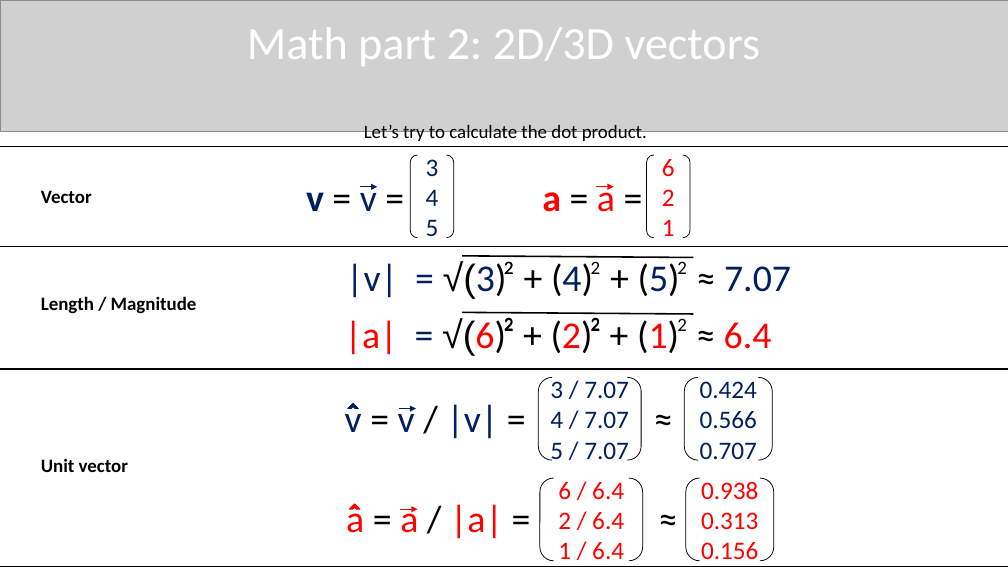
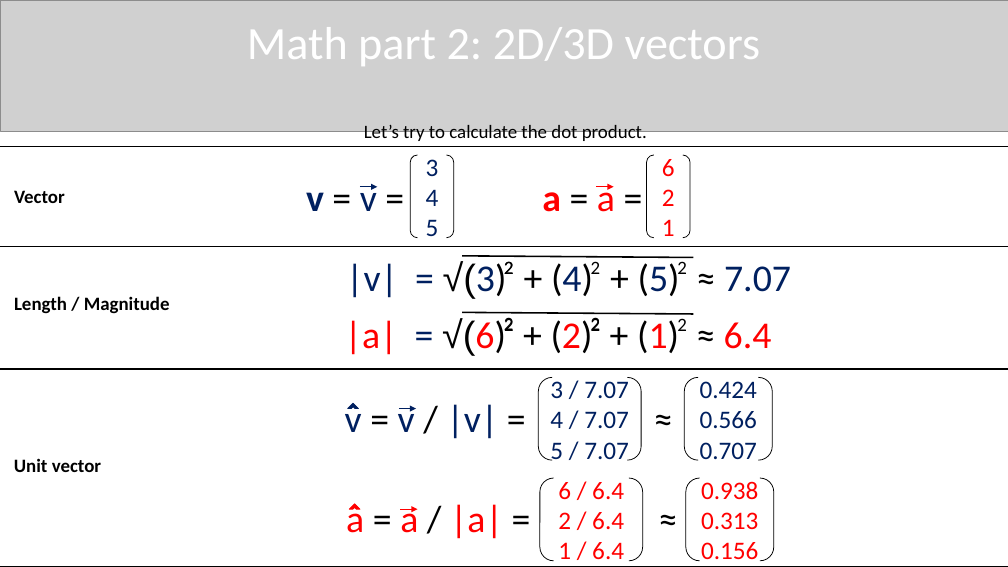
Before and after one commit to QuincyJacobs/WebGLTutorial, a slide deck: slide 100 of Presentation/Presentation WebGL.pptx. Drawn at 1008x567 pixels with LibreOffice and Linux fonts; fonts in the diff are those of the drawing; grey boxes stand for pictures. Boxes give left, top, right and bottom in pixels: in the first picture for what was removed or moved away, otherwise in the second. Text is boxed around its words. In the diff, an @@ line names an element or a change of style, - is before the commit and + after.

```diff
--- a/Presentation/Presentation WebGL.pptx
+++ b/Presentation/Presentation WebGL.pptx
@@ text "Vector" moved from (x1=41, y1=190, x2=92, y2=203) to (x1=14, y1=190, x2=65, y2=203) @@
@@ text "Length / Magnitude" moved from (x1=41, y1=296, x2=197, y2=314) to (x1=14, y1=296, x2=170, y2=314) @@
@@ text "Unit vector" moved from (x1=41, y1=458, x2=128, y2=472) to (x1=14, y1=458, x2=101, y2=472) @@
```
Also in this commit, not shown: 4 other slides changed, 4 slides added, 1 other file.
